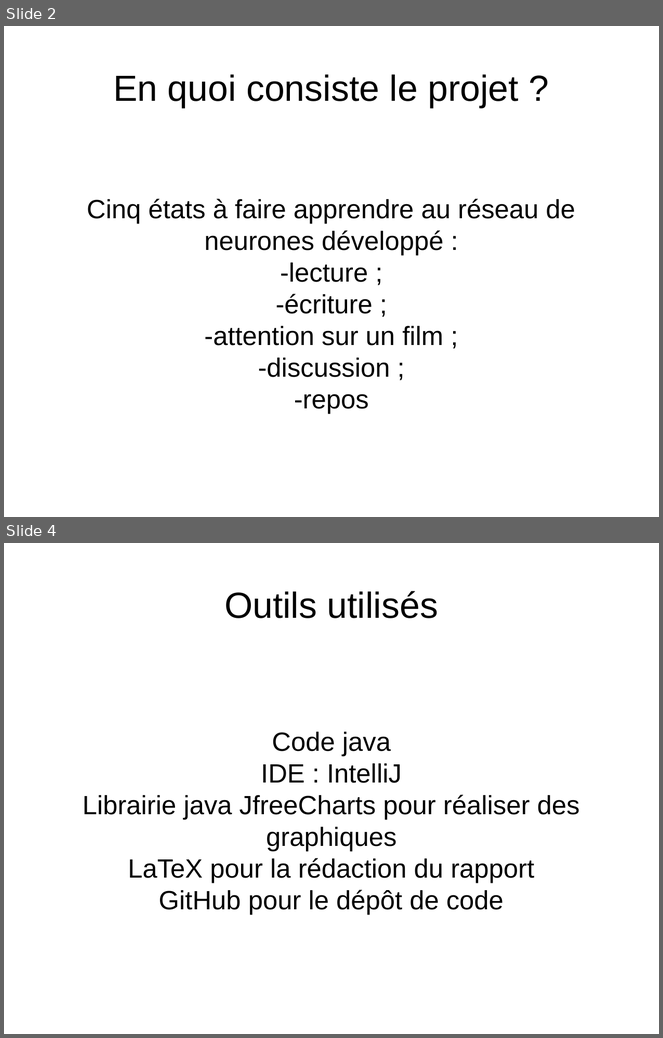
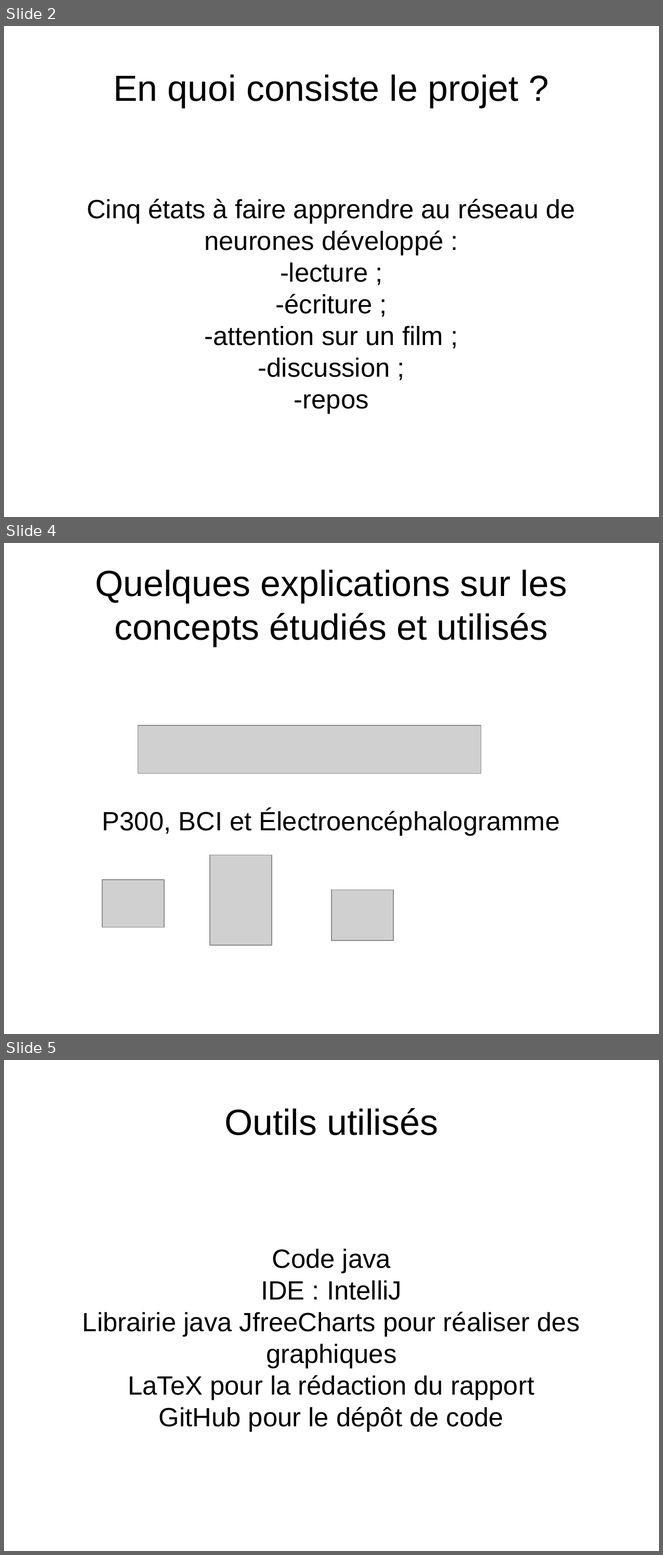
Before and after one commit to nizarAbak-kali/Interface_Cerveau_Machine, a slide deck: presentation/presentation_jury.odp. Shown one above the other, each under a label of ours: slides 2 and 4 before the commit, slides 2, 4 and 5 after it; the slides between them are not shown. The pictures are 663x1038 and 663x1555 pixels, drawn with LibreOffice and Linux fonts; fonts in the diff are those of the drawing; grey boxes stand for pictures. Boxes give left, top, right and bottom in pixels: in the first picture for what was removed or moved away, otherwise in the second. Text is boxed around its words. In the diff, an @@ line names an element or a change of style, - is before the commit and + after.

Commit message:
Ajout des images pour la presentation devant le jury + modifications de la presentation latex et openoffice

```diff
--- a/presentation/presentation_jury.odp
+++ b/presentation/presentation_jury.odp
@@ slide 4 added at <box>4,543,659,1034</box>, background #FFFFFF @@
@@ title added at <box>95,570,567,646</box>, 44 pt, text #000000 @@
+Quelques explications sur les concepts étudiés et utilisés
@@ picture added at <box>138,726,481,774</box> @@
@@ subtitle added at <box>102,809,560,836</box>, 32 pt, text #000000 @@
+P300, BCI et Électroencéphalogramme
@@ picture added at <box>210,855,272,945</box> @@
@@ picture added at <box>102,880,164,928</box> @@
@@ picture added at <box>332,890,393,941</box> @@
@@ what was slide 4 is now slide 5 @@
```
Also in this commit, not shown: 3 slides changed, 5 other files.
